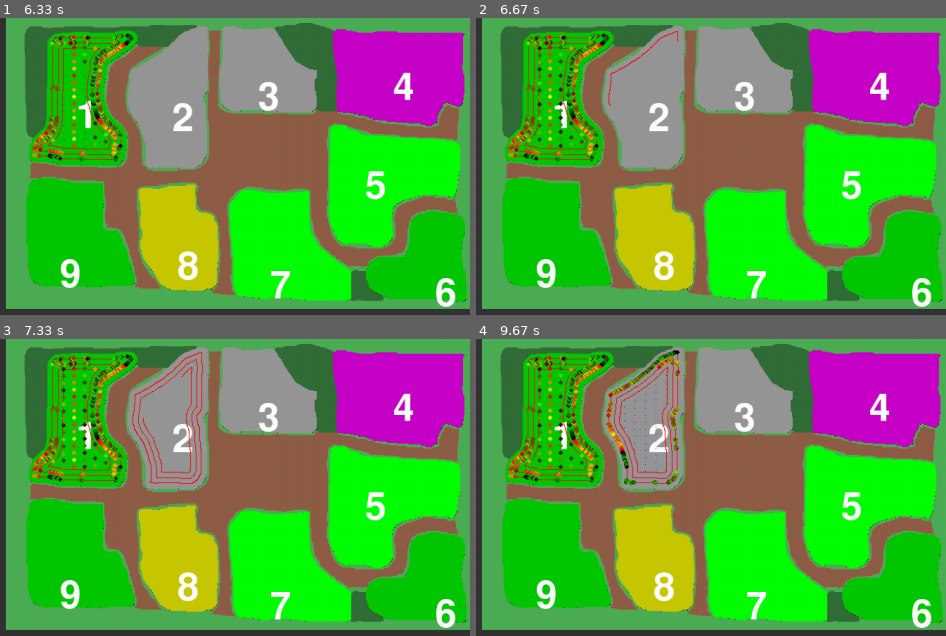
Above: before the commit, frames 1-4 (two rows, left to right).
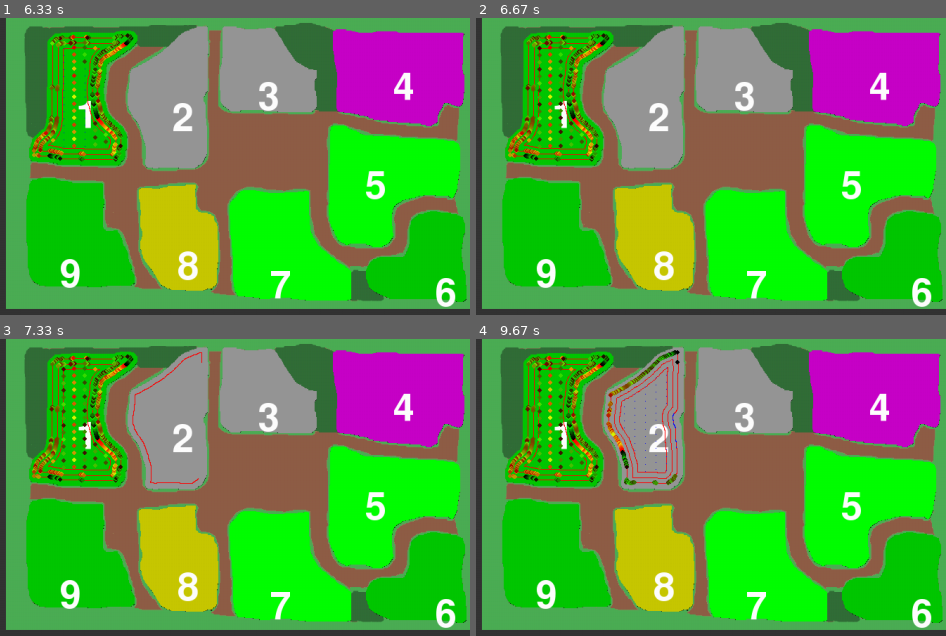
Above: after the commit, the same moments.

Repository: CaptainDeathead/Farm-CEO-ng
Game: pygame game, started from game/main.py
The game is run twice, just before and just after one commit, with the same random seed, the same clock (stepped at 60 frames per second) and the same inputs.
Inputs:
- Up to frame 1 (6.33 s): no input
- Up to frame 2 (6.67 s): no input
- Up to frame 3 (7.33 s): no input
- Up to frame 4 (9.67 s): no input

Frame 1 is identical in both runs. In frame 2, 0.2% of the frame differs, in the area x 10-43%, y 4-37%; in frame 3, 0.8%, in the area x 6-44%, y 6-48%; in frame 4, 0.5%.

Commit message:
Path now traces boundary to gate when complete

Diff:
--- a/game/farm.py
+++ b/game/farm.py
@@ -245,6 +245,7 @@
             ab_runlines.extend(non_skipped_rows)
             ab_runlines.extend(skipped_rows)
 
+        # Go from inside laps, around the boundary to the first runline
         path.extend(self.trace_collision_boundary(path[-1], ab_runlines[0][0], lap_1))
 
         ab_reversed = True
@@ -274,6 +275,9 @@
             if dist > working_width * 2:
                 path.extend(self.trace_collision_boundary(directed_runline[-1], directed_next_runline[0], lap_1))
 
+        # Go from last runline to gate around boundary
+        path.extend(self.trace_collision_boundary(path[-1], paddock.gate, lap_1))
+
         return path
 
     def generate_path(self) -> None:
